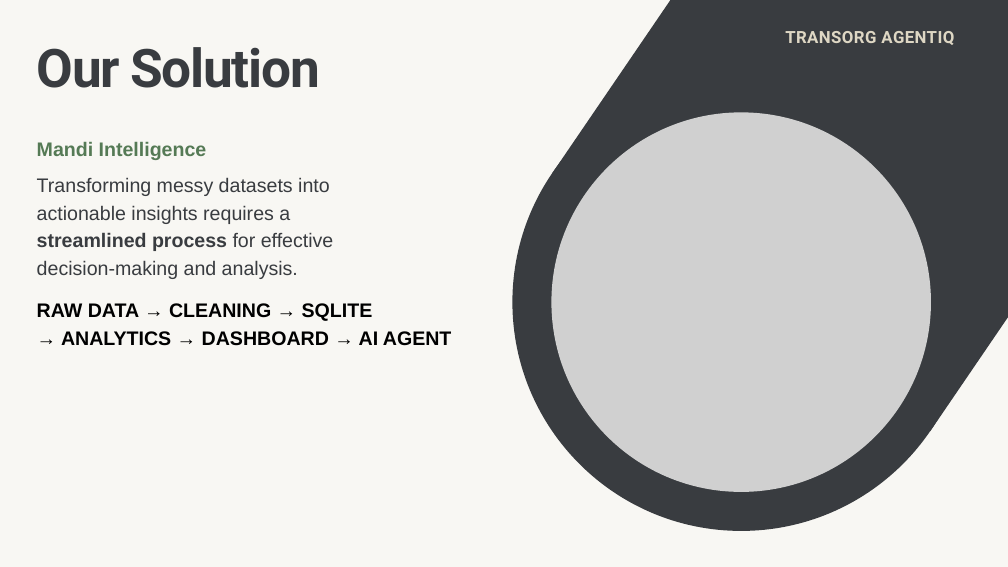
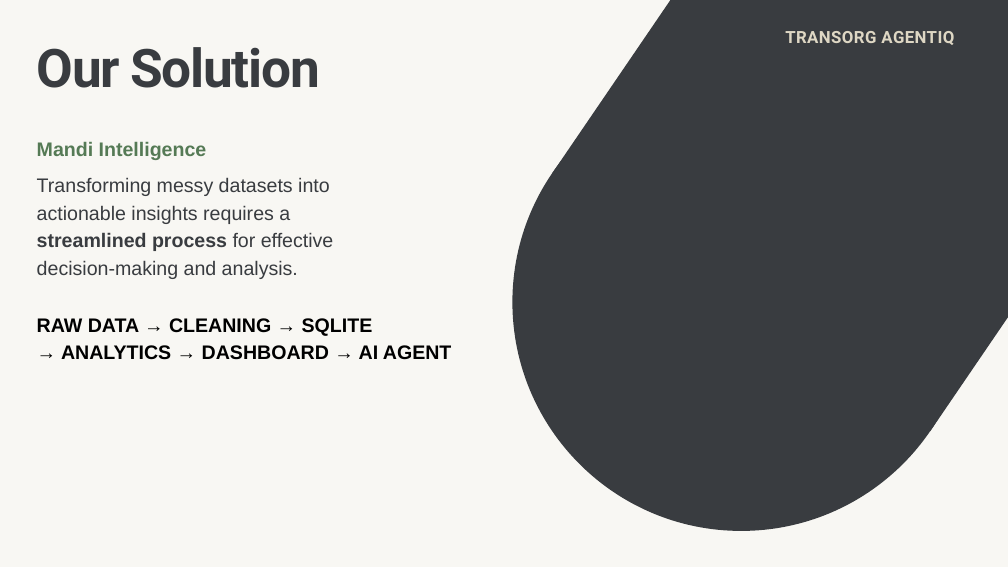
Before and after one commit to httpsankuu/agriTech, a slide deck: slide 3 of Presentation/Presentation - Mandi to Market Optimizer.pptx. Drawn at 1008x567 pixels with LibreOffice and Linux fonts; fonts in the diff are those of the drawing; grey boxes stand for pictures. Boxes give left, top, right and bottom in pixels: in the first picture for what was removed or moved away, otherwise in the second. Text is boxed around its words. In the diff, an @@ line names an element or a change of style, - is before the commit and + after.

```diff
--- a/Presentation/Presentation - Mandi to Market Optimizer.pptx
+++ b/Presentation/Presentation - Mandi to Market Optimizer.pptx
@@ picture removed at [551,112,931,492] @@
@@ text "RAW DATA → CLEANING → ...": place and size @@
-text "RAW DATA → CLEANING → ..." at [37,303,452,346]
+text "RAW DATA → CLEANING → ..." at [37,318,452,360]
```
Also in this commit, not shown: 3 other slides changed, 1 other file.
